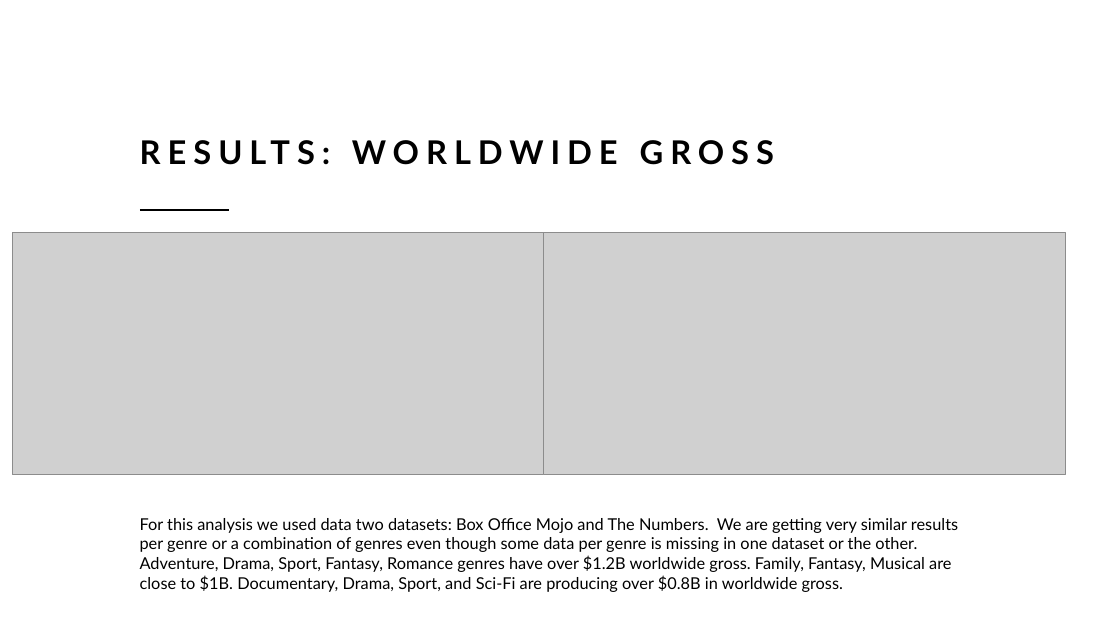
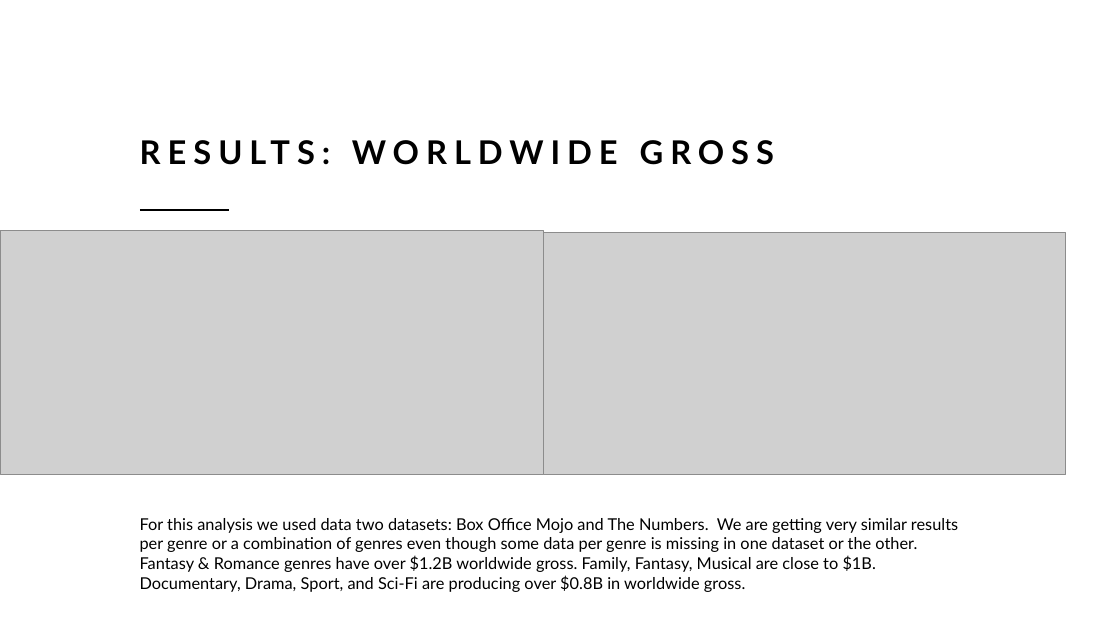
Before and after one commit to rusalka013/microsoft-movie-analysis, a slide deck: slide 14 of Movie_analysis_project.pptx. Drawn at 1120x630 pixels with LibreOffice and Linux fonts; fonts in the diff are those of the drawing; grey boxes stand for pictures. Boxes give left, top, right and bottom in pixels: in the first picture for what was removed or moved away, otherwise in the second. Text is boxed around its words. In the diff, an @@ line names an element or a change of style, - is before the commit and + after.

```diff
--- a/Movie_analysis_project.pptx
+++ b/Movie_analysis_project.pptx
@@ picture: place and size @@
-picture at [13,233,548,475]
+picture at [0,230,543,475]
@@ text at [140,555,876,592]: text changed @@
-Adventure, Drama, Sport, Fantasy, Romance genres have over $1.2B worldwide gross. Family, Fantasy, Musical are close to $1B. Documentary, Drama, Sport, and Sci-Fi are producing over $0.8B in worldwide gross.
+Fantasy & Romance genres have over $1.2B worldwide gross. Family, Fantasy, Musical are close to $1B. Documentary, Drama, Sport, and Sci-Fi are producing over $0.8B in worldwide gross.
```
Also in this commit, not shown: 4 other slides changed, 1 slide added, 12 other files.
